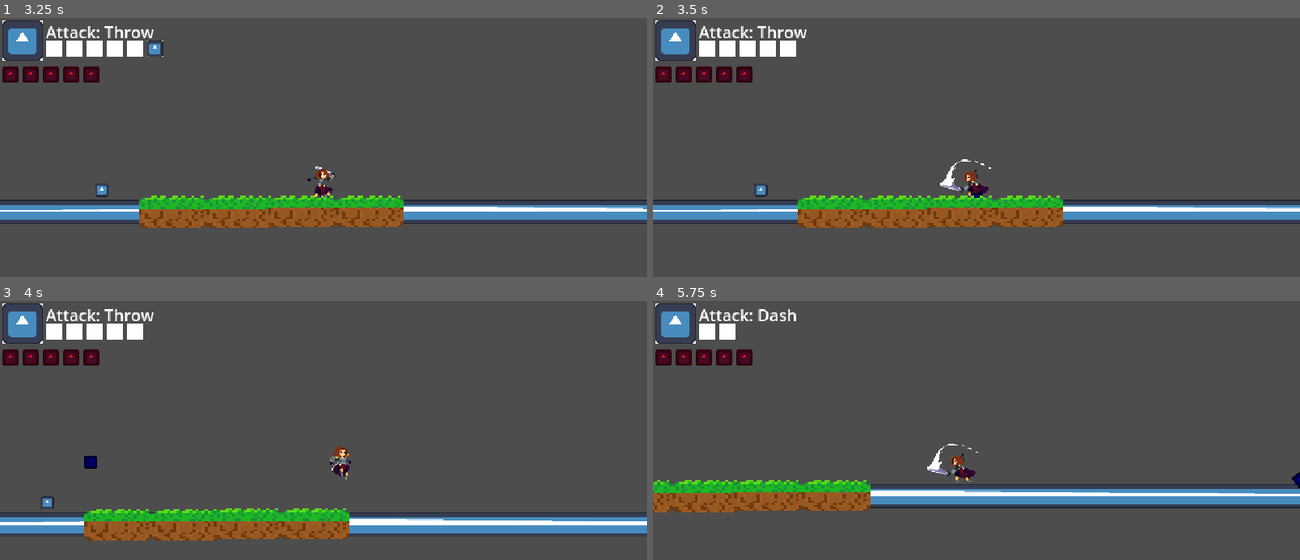
Above: before the commit, frames 1-4 (two rows, left to right).
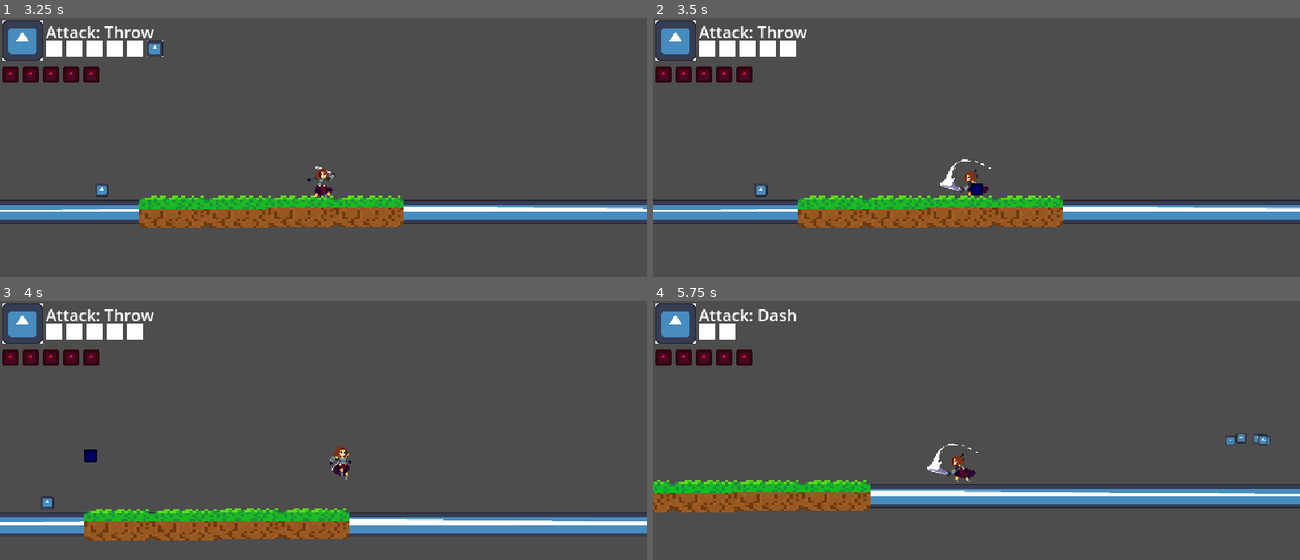
Above: after the commit, the same moments.

Repository: exglegaming/GameJamFighter
Game: Godot game, scene res://scenes/ui/main_menu.tscn
Two runs of this game, one before a commit and one after it. Both use one fixed random seed, a clock stepped at 60 frames per second and the inputs below. The engine's default icon, where the game draws it, is replaced by a stand-in: a white triangle on a blue panel in a dark square.
Inputs (mouse positions are in pixels of both pictures, inside the frame that each line leads up to):
- Up to frame 1 (3.25 s): click "Play" at 0.5 s; move the mouse to (465, 181) at 1.27 s; hold D (move_right) 1.28-2.78 s; click (465, 181) at 1.35 s; tap Space (jump) at 1.52, 2.27 s; move the mouse to (194, 217) at 2.02 s; click (194, 217) at 2.1 s; move the mouse to (388, 119) at 2.77 s; hold A (move_left) from 2.78 s (still down); tap Q (switch_attack) at 2.85 s; click (388, 119) at 3.05 s
- Up to frame 2 (3.5 s): keep holding A (move_left)
- Up to frame 3 (4 s): move the mouse to (291, 554) at 3.52 s; release A (move_left) at 3.53 s; hold D (move_right) from 3.53 s (still down); click (291, 554) at 3.6 s; tap Space (jump) at 3.77 s
- Up to frame 4 (5.75 s): move the mouse to (1170, 536) at 4.27 s; click (1170, 536) at 4.35 s; tap Space (jump) at 4.52, 5.27 s; move the mouse to (782, 427) at 5.02 s; release D (move_right) at 5.03 s; hold A (move_left) from 5.03 s (still down); tap Q (switch_attack) at 5.1 s; click (782, 427) at 5.3 s

Frame 1 is identical in both runs. In frame 2, less than 0.1% of the frame differs, in the area x 49-51%, y 63-70%; in frame 3, 0.1%; in frame 4, 0.2%, in the area x 88-100%, y 51-73%.

Commit message:
thrown projectile now deletes itself after emitting some particle effects

Diff:
--- a/scenes/game_object/player/Throw_Projectile.tscn
+++ b/scenes/game_object/player/Throw_Projectile.tscn
@@ -1,26 +1,60 @@
-[gd_scene load_steps=5 format=3 uid="uid://cgvuk04fylim5"]
+[gd_scene load_steps=9 format=3 uid="uid://cgvuk04fylim5"]
 
+[ext_resource type="Script" uid="uid://cmgv4tdytwr1i" path="res://scripts/game_object/player/throw_projectile.gd" id="1_7ywhb"]
 [ext_resource type="Texture2D" uid="uid://bb108dl2msr1r" path="res://icon.svg" id="1_mev7v"]
 [ext_resource type="PackedScene" uid="uid://6b8sexvsc1lq" path="res://scenes/components/hitbox_component.tscn" id="2_4puyq"]
 
-[sub_resource type="CircleShape2D" id="CircleShape2D_mev7v"]
-radius = 5.0
+[sub_resource type="RectangleShape2D" id="RectangleShape2D_4puyq"]
 
 [sub_resource type="CircleShape2D" id="CircleShape2D_7ywhb"]
 
+[sub_resource type="Curve" id="Curve_4puyq"]
+_data = [Vector2(0, 1), 0.0, 0.0, 0, 0, Vector2(1, 0), 0.0, 0.0, 0, 0]
+point_count = 2
+
+[sub_resource type="CurveTexture" id="CurveTexture_7ywhb"]
+curve = SubResource("Curve_4puyq")
+
+[sub_resource type="ParticleProcessMaterial" id="ParticleProcessMaterial_m6ta1"]
+particle_flag_disable_z = true
+direction = Vector3(0, -1, 0)
+spread = 30.0
+initial_velocity_min = 100.0
+initial_velocity_max = 100.0
+gravity = Vector3(0, 98, 0)
+scale_min = 0.08
+scale_max = 0.08
+alpha_curve = SubResource("CurveTexture_7ywhb")
+
 [node name="ThrowProjectile" type="RigidBody2D"]
 collision_layer = 0
+contact_monitor = true
+max_contacts_reported = 1
+script = ExtResource("1_7ywhb")
 
 [node name="CollisionShape2D" type="CollisionShape2D" parent="."]
-shape = SubResource("CircleShape2D_mev7v")
+shape = SubResource("RectangleShape2D_4puyq")
 debug_color = Color(1.20327e-07, 0.28154, 0.33292, 0.42)
 
-[node name="Sprite2D" type="Sprite2D" parent="."]
+[node name="HitboxComponent" parent="." instance=ExtResource("2_4puyq")]
+
+[node name="Sprite2D" type="Sprite2D" parent="HitboxComponent"]
 modulate = Color(0, 0, 0.52549, 1)
 scale = Vector2(0.1, 0.1)
 texture = ExtResource("1_mev7v")
 
-[node name="HitboxComponent" parent="." instance=ExtResource("2_4puyq")]
-
 [node name="CollisionShape2D" type="CollisionShape2D" parent="HitboxComponent"]
 shape = SubResource("CircleShape2D_7ywhb")
+
+[node name="GPUParticles2D" type="GPUParticles2D" parent="."]
+emitting = false
+amount = 5
+texture = ExtResource("1_mev7v")
+lifetime = 2.0
+one_shot = true
+speed_scale = 2.0
+explosiveness = 1.0
+process_material = SubResource("ParticleProcessMaterial_m6ta1")
+
+[connection signal="body_entered" from="." to="." method="_on_body_entered"]
+[connection signal="finished" from="GPUParticles2D" to="." method="_on_gpu_particles_2d_finished"]
--- a/scripts/game_object/player/player.gd
+++ b/scripts/game_object/player/player.gd
@@ -148,7 +148,7 @@
 	if weapon_ammo[1] > 0:
 		weapon_ammo[1] -= 1
 		var bullet:RigidBody2D = projectile.instantiate()
-		bullet.position = Vector2(position.x, position.y-1)
+		bullet.position = Vector2(position.x, position.y-10)
 		projectile_container.add_child(bullet)
 		# make the bullet do damage
 		var bullet_hitbox:HitboxComponent = bullet.get_node_or_null("HitboxComponent")
--- /dev/null
+++ b/scripts/game_object/player/throw_projectile.gd
@@ -0,0 +1,12 @@
+extends RigidBody2D
+
+@onready var hitbox = $"HitboxComponent"
+@onready var particles:GPUParticles2D = $"GPUParticles2D"
+
+func _on_body_entered(body):
+	hitbox.hide()
+	hitbox.process_mode = Node.PROCESS_MODE_DISABLED
+	particles.emitting = true
+
+func _on_gpu_particles_2d_finished():
+	queue_free()
Not shown, added: scripts/game_object/player/throw_projectile.gd.uid
